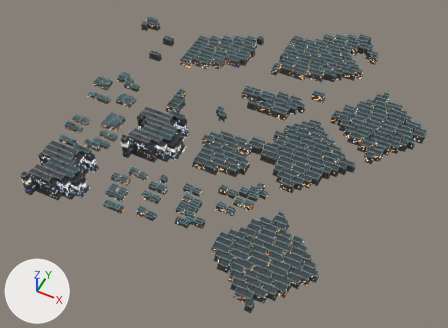
What one commit did to the glTF model game/assets/city/blocks/blocks_-1_0_far.gltf.
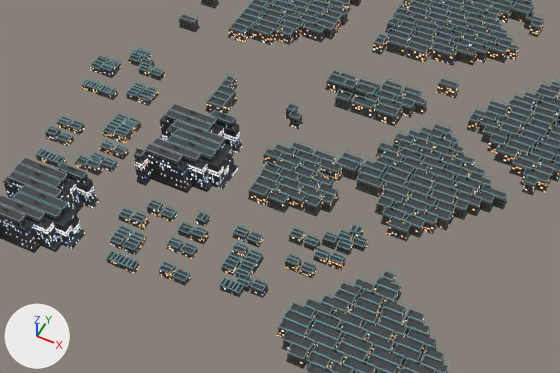
There are two pictures of each version: one whole from a camera (50 mm lens) standing at (85.0, -929.0, 732.0) and looking at (-221.0, -317.0, -33.0), one close up on the part from 8% to 87% of the width and 13% to 84% of the height. Every picture has the same lights, and +X, +Y and +Z are marked at lower left. The first two pictures are the older version. Vertices at exactly the same position are counted once.

Objects in the first close-up: 'blocks_far_emissive_cyan_c-1_3', 'blocks_far_emissive_cyan_c-2_1', 'blocks_far_roof_c-1_1', 'blocks_far_roof_c-1_2', 'blocks_far_roof_c-1_3', 'blocks_far_roof_c-2_0', 'blocks_far_roof_c-2_1', 'blocks_far_roof_c-2_2', 'blocks_far_roof_c-2_3', 'blocks_far_roof_c-3_1', 'blocks_far_roof_c-3_2', 'blocks_far_roof_c-3_3', 'blocks_far_roof_c-4_3.001', 'blocks_far_wall_office_c-4_3', 'blocks_far_wall_resi_c-2_1', 'blocks_far_wall_resi_c-3_1', 'blocks_far_wall_resi_c-3_2' and 52 more.
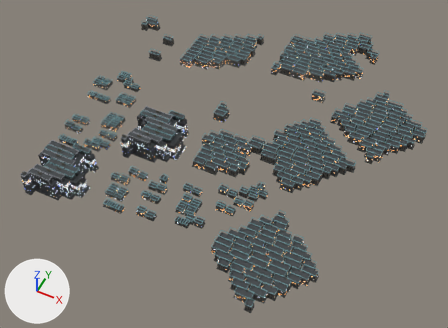
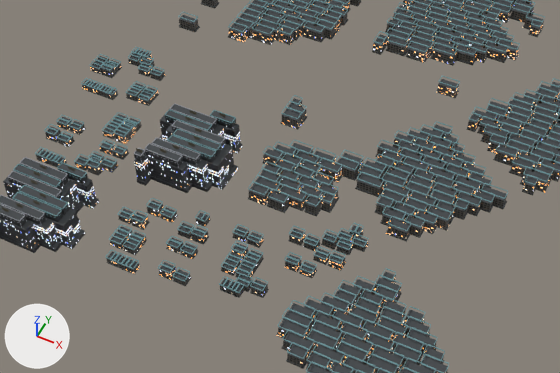
Pixel boxes [x1, y1, x2, y2] of what changed, in the close-ups (560 x 373 px):
'blocks_far_roof_c-2_1', reshaped (51% narrower, 9% shorter)
    before: [289, 71, 459, 158]
    after: [376, 79, 459, 158]
'blocks_far_wall_resi_c-2_1', reshaped (50% narrower, 6% shorter)
    before: [289, 79, 459, 158]
    after: [375, 84, 459, 158]
'blocks_far_roof_c-3_1', reshaped (10% taller)
    before: [215, 15, 298, 118]
    after: [228, 15, 307, 128]
'blocks_far_wall_resi_c-3_1', reshaped
    before: [224, 21, 299, 119]
    after: [228, 21, 307, 130]
'blocks_far_emissive_cyan_c-2_1', reshaped (51% narrower, 9% shorter)
    before: [289, 68, 460, 153]
    after: [377, 76, 460, 153]
'blocks_far_wall_resi_c-3_2', deleted
    before: [205, 98, 233, 114]
part 1 of me_blocks_far_emissive_cyan_c_2_1, deleted
    before: [289, 68, 428, 119]
part 2 of me_blocks_far_roof_c_2_1, deleted
    before: [289, 71, 427, 128]
part 3 of me_blocks_far_roof_c_3_1, deleted
    before: [215, 82, 236, 98]
part 4 of me_blocks_far_roof_c_3_1, built on
    before: [287, 107, 297, 112]
    after: [281, 98, 307, 128]
part 5 of me_blocks_far_wall_resi_c_2_1, deleted
    before: [289, 79, 427, 129]
part 6 of me_blocks_far_wall_resi_c_3_1, deleted
    before: [228, 85, 236, 104]
part 7 of me_blocks_far_wall_resi_c_3_1, built on
    before: [286, 107, 298, 118]
    after: [282, 102, 306, 128]

The change in detail:
me_blocks_far_emissive_cyan_c_2_1 is used by ob_blocks_far_emissive_cyan_c_2_1; location (-192.0, -192.0, 0.0).
me_blocks_far_emissive_cyan_c_2_1 had 708 vertices, 1104 faces and spanned x -68.5..73.7, y -68.5..62.6, z 15.2..16.1.
me_blocks_far_emissive_cyan_c_2_1 now has 160 vertices, 240 faces and spans x 32.2..73.7, y -68.5..62.6, z 15.2..16.1.
me_blocks_far_emissive_cyan_c_2_1 part 1: 65 loose pieces with 548 vertices, spanning x -68.5..51.8, y -67.8..32.6, z 15.2..16.1, are deleted.
me_blocks_far_roof_c_2_1 is used by ob_blocks_far_roof_c_2_1; location (-192.0, -192.0, 0.0).
me_blocks_far_roof_c_2_1 had 177 vertices, 92 faces and spanned x -68.6..74.3, y -68.6..62.6, z 1.8..11.9.
me_blocks_far_roof_c_2_1 now has 40 vertices, 20 faces and spans x 31.6..74.3, y -68.6..62.6, z 1.8..11.9.
me_blocks_far_roof_c_2_1 part 2: 31 loose pieces with 137 vertices, spanning x -68.6..52.6, y -67.8..32.6, z 1.8..11.9, are deleted.
me_blocks_far_roof_c_3_1 is used by ob_blocks_far_roof_c_3_1; location (-320.0, -192.0, 0.0).
me_blocks_far_roof_c_3_1 had 77 vertices, 40 faces and spanned x -70.6..60.6, y -68.6..62.6, z 1.8..11.9.
me_blocks_far_roof_c_3_1 now has 68 vertices, 36 faces and spans x -70.6..71.2, y -68.6..62.6, z 1.8..11.9.
me_blocks_far_roof_c_3_1 part 3: the loose piece of 7 vertices spanning x -30.0..-10.0, y -68.0..-48.8, z 11.9 is deleted.
me_blocks_far_roof_c_3_1 part 4: 1 vertex removed from x 60.0, y -58.0, z 11.9; 15 vertices added at x 49.6..71.2, y -68.6..-38.0, z 1.8..11.9.
Other edits to the shape of me_blocks_far_roof_c_3_1 do not show in these pictures.
me_blocks_far_wall_resi_c_2_1 is used by ob_blocks_far_wall_resi_c_2_1; location (-192.0, -192.0, 0.0).
me_blocks_far_wall_resi_c_2_1 had 354 vertices, 368 faces and spanned x -68.6..74.3, y -68.6..62.6, z 0.0..11.9.
me_blocks_far_wall_resi_c_2_1 now has 80 vertices, 80 faces and spans x 31.6..74.3, y -68.6..62.6, z 0.0..11.9.
me_blocks_far_wall_resi_c_2_1 part 5: 31 loose pieces with 274 vertices, spanning x -68.6..52.6, y -67.8..32.6, z 0.0..11.9, are deleted.
me_blocks_far_wall_resi_c_3_1 is used by ob_blocks_far_wall_resi_c_3_1; location (-320.0, -192.0, 0.0).
me_blocks_far_wall_resi_c_3_1 had 154 vertices, 160 faces and spanned x -70.6..60.6, y -68.6..62.6, z 0.0..11.9.
me_blocks_far_wall_resi_c_3_1 now has 136 vertices, 144 faces and spans x -70.6..71.2, y -68.6..62.6, z 0.0..11.9.
me_blocks_far_wall_resi_c_3_1 part 6: the loose piece of 14 vertices spanning x -30.0..-10.0, y -68.0..-48.8, z 1.8..11.9 is deleted.
me_blocks_far_wall_resi_c_3_1 part 7: 2 vertices removed from x 60.0, y -58.0, z 1.8..11.9; 14 vertices added at x 50.8..70.0, y -68.0..-38.0, z 1.8..11.9.
Other edits to the shape of me_blocks_far_wall_resi_c_3_1 do not show in these pictures.
Object 'blocks_far_wall_resi_c-3_2' (ob_blocks_far_wall_resi_c_3_2) is deleted.
